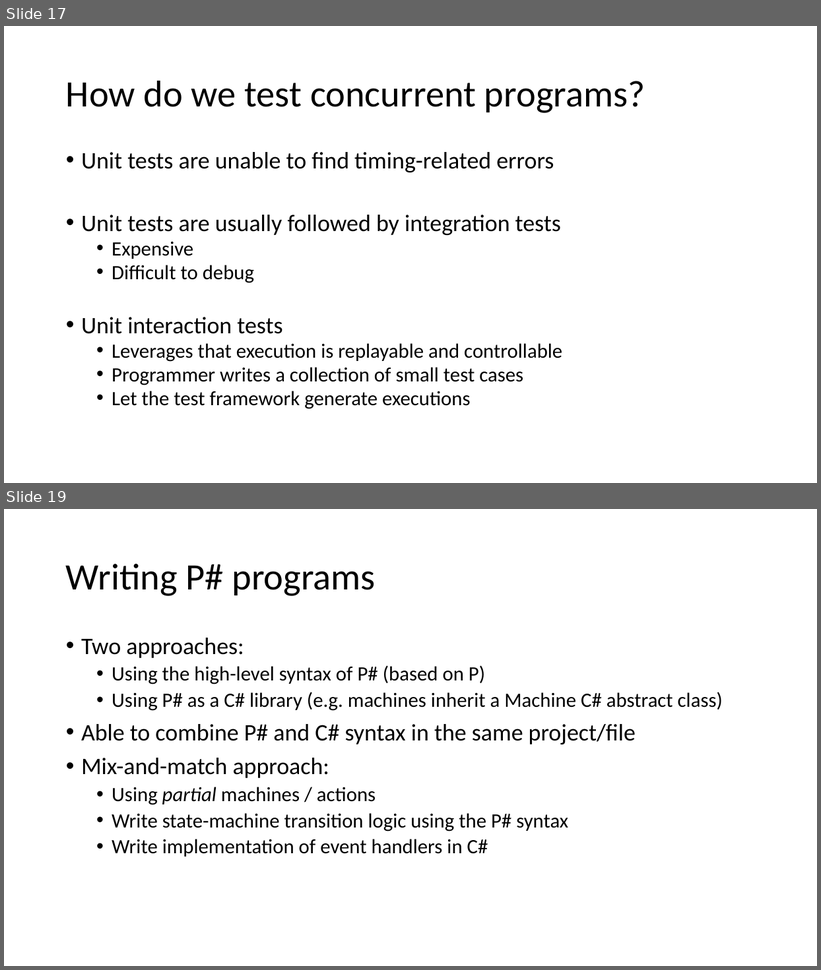
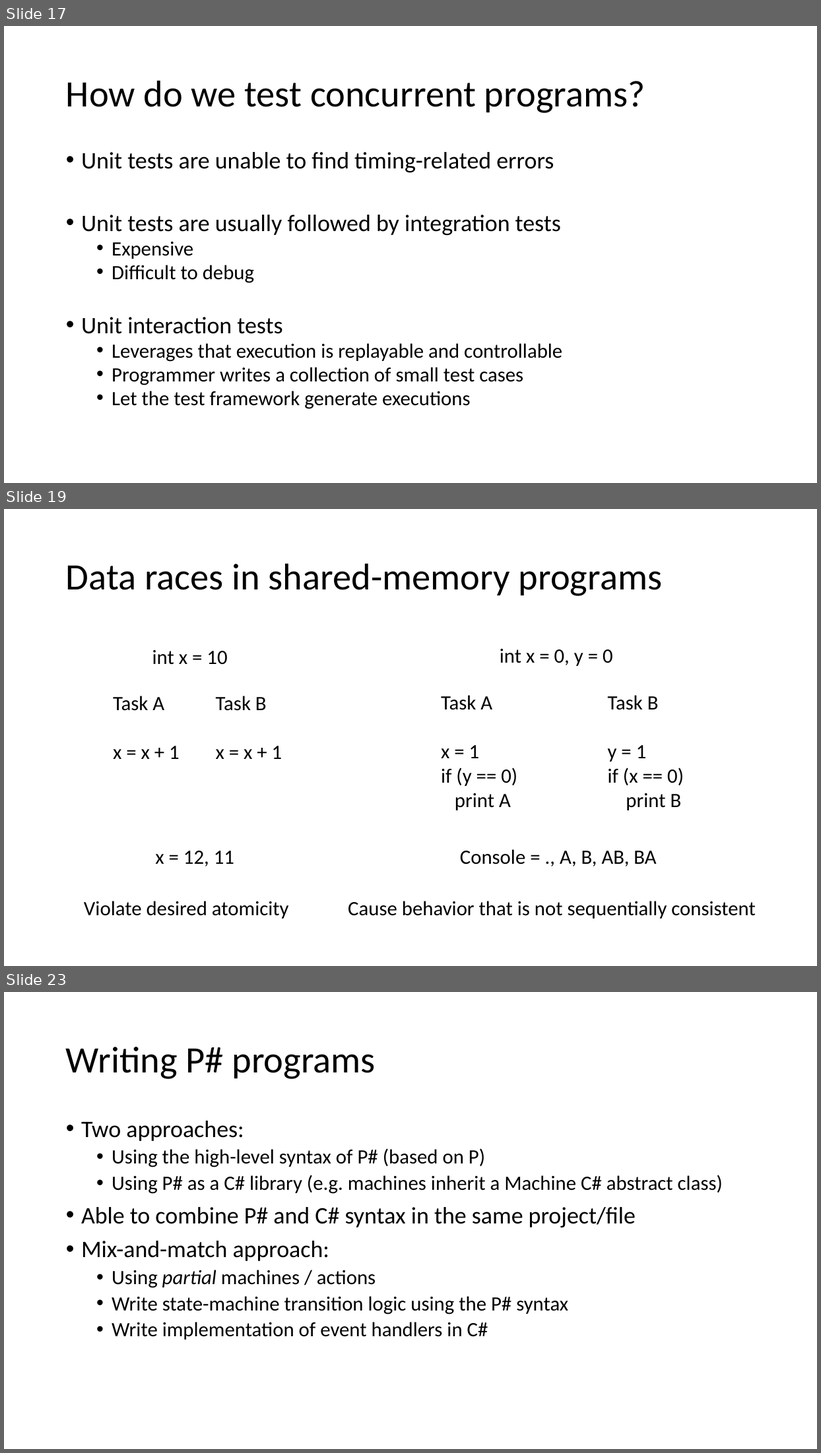
Before and after one commit to p-org/P, a slide deck: Tutorial/P-tutorial.pptx. Shown one above the other, each under a label of ours: slides 17 and 19 before the commit, slides 17, 19 and 23 after it; the slides between them are not shown. The pictures are 821x970 and 821x1453 pixels, drawn with LibreOffice and Linux fonts; fonts in the diff are those of the drawing. Boxes give left, top, right and bottom in pixels: in the first picture for what was removed or moved away, otherwise in the second. Text is boxed around its words. In the diff, an @@ line names an element or a change of style, - is before the commit and + after.

```diff
--- a/Tutorial/P-tutorial.pptx
+++ b/Tutorial/P-tutorial.pptx
@@ slide 19 added at box(4, 509, 817, 966), background #FFFFFF @@
@@ title added at box(66, 563, 662, 596), 44 pt, text #000000 @@
+Data races in shared-memory programs
@@ text added at box(152, 650, 227, 665), 24 pt, text #000000 @@
+int x = 10
@@ text added at box(500, 649, 613, 666), 24 pt, text #000000 @@
+int x = 0, y = 0
@@ text added at box(113, 696, 180, 759), 24 pt, text #000000 @@
+Task A
+x = x + 1
@@ text added at box(216, 696, 283, 759), 24 pt, text #000000 @@
+Task B
+x = x + 1
@@ text added at box(441, 695, 517, 811), 24 pt, text #000000 @@
+Task A
+x = 1
+if (y == 0)
+print A
@@ text added at box(608, 695, 684, 811), 24 pt, text #000000 @@
+Task B
+y = 1
+if (x == 0)
+print B
@@ text added at box(155, 851, 234, 867), 24 pt, text #000000 @@
+x = 12, 11
@@ text added at box(460, 850, 656, 867), 24 pt, text #000000 @@
+Console = ., A, B, AB, BA
@@ text added at box(84, 901, 289, 919), 24 pt, text #000000 @@
+Violate desired atomicity
@@ text added at box(348, 901, 755, 919), 24 pt, text #000000 @@
+Cause behavior that is not sequentially consistent
@@ what was slide 19 is now slide 23 @@
```
Also in this commit, not shown: 2 slides changed, 3 other slides added.
